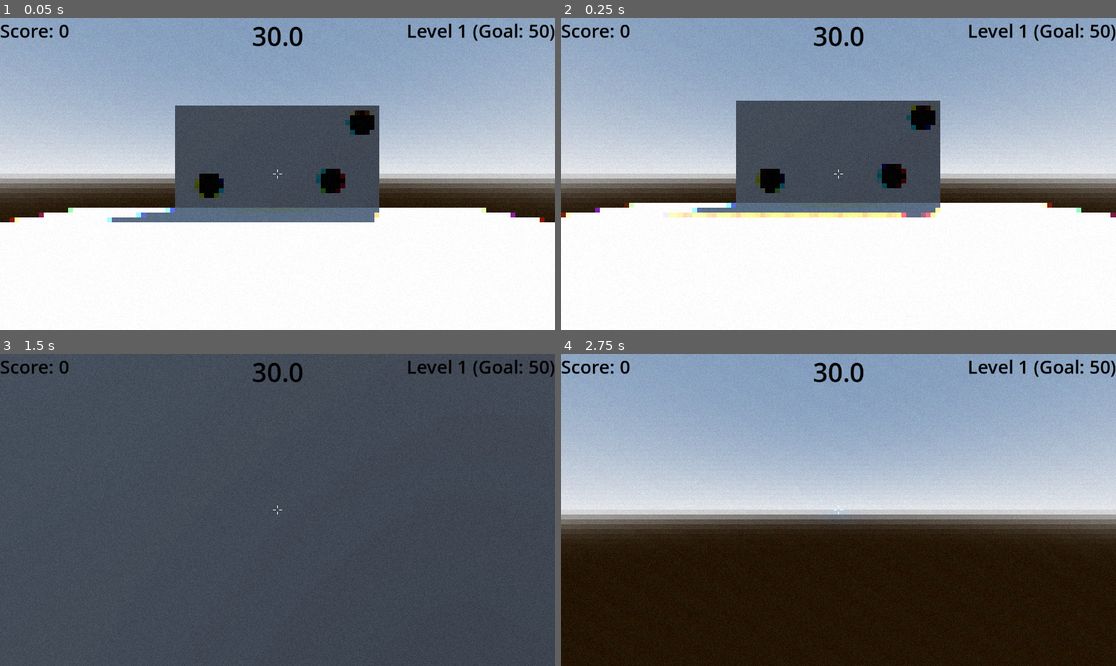
Above: before the commit, frames 1-4 (two rows, left to right).
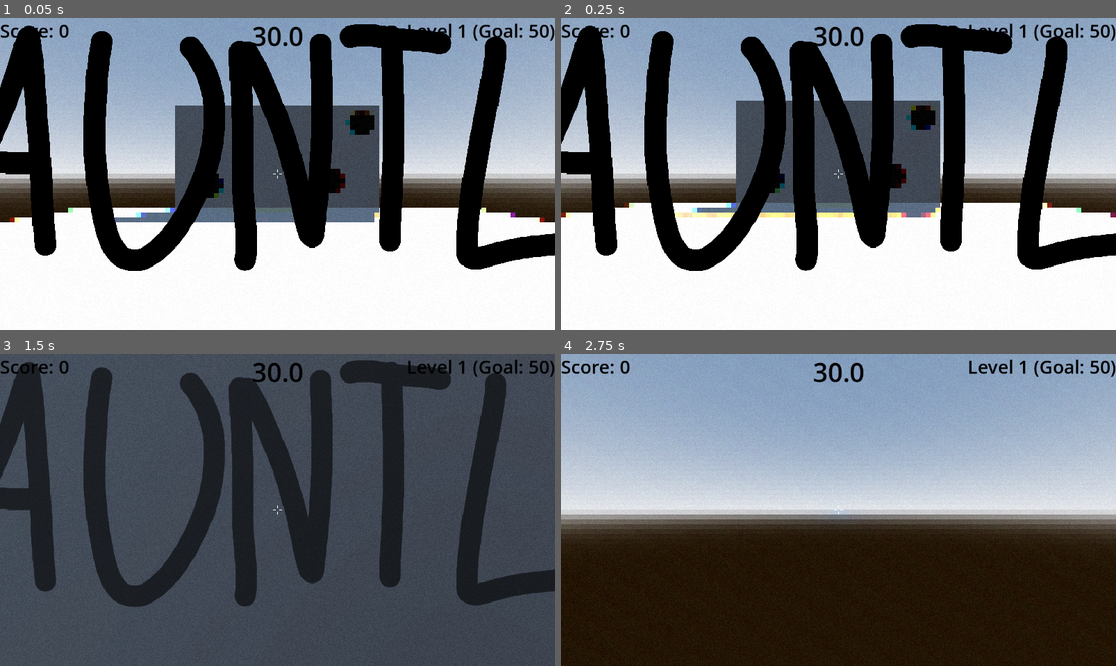
Above: after the commit, the same moments.

Repository: haruval/GAUNTLET
Game: Godot game, scene res://world.tscn
The game is run twice, just before and just after one commit, with the same random seed, the same clock (stepped at 60 frames per second) and the same inputs.
Inputs (mouse positions are in pixels of both pictures, inside the frame that each line leads up to):
- Up to frame 1 (0.05 s): no input
- Up to frame 2 (0.25 s): no input
- Up to frame 3 (1.5 s): tap Enter (ui_accept) at 0.5, 0.77 s; move the mouse to (305, 510) at 0.52 s; hold Up (ui_up) from 0.53 s (still down); click (305, 510) at 0.67 s; move the mouse to (249, 510) at 1.27 s; click (249, 510) at 1.42 s
- Up to frame 4 (2.75 s): keep holding Up (ui_up); tap Enter (ui_accept) at 1.52 s; move the mouse to (849, 503) at 2.02 s; click (849, 503) at 2.17 s

The runs differ from the first frame. In frame 1, 25% of the frame differs, in the area x 0-100%, y 2-82%; in frame 2, 25%; in frame 3, 25%; in frame 4, nothing differs.

Commit message:
added splash

Diff:
--- /dev/null
+++ b/splash_layer.gd
@@ -0,0 +1,18 @@
+# res://scripts/splash_layer.gd
+extends CanvasLayer
+
+@onready var logo: TextureRect = $SplashOverlay/Logo
+
+func _ready():
+	# Overlay should not block input
+	$SplashOverlay.mouse_filter = Control.MOUSE_FILTER_IGNORE
+
+	# Make the logo crisp (per-node filter)
+	logo.texture_filter = CanvasItem.TEXTURE_FILTER_NEAREST
+
+	logo.modulate.a = 4.0
+	var tween := create_tween().set_trans(Tween.TRANS_SINE).set_ease(Tween.EASE_IN_OUT)
+	tween.tween_property(logo, "modulate:a", 0.0, 2.0)
+	tween.finished.connect(func ():
+		queue_free()
+	)
--- a/world.tscn
+++ b/world.tscn
@@ -1,10 +1,12 @@
-[gd_scene load_steps=12 format=3 uid="uid://d4h61wnda4pdm"]
+[gd_scene load_steps=14 format=3 uid="uid://d4h61wnda4pdm"]
 
 [ext_resource type="PackedScene" uid="uid://cu2vt4dd76umh" path="res://player.tscn" id="1_f3sb7"]
 [ext_resource type="Script" uid="uid://ky125qays7vt" path="res://Game.gd" id="1_fj7yv"]
 [ext_resource type="Script" uid="uid://bj1vjhv0fxjbv" path="res://crosshair.gd" id="3_aqk2v"]
 [ext_resource type="PackedScene" uid="uid://6lc1flonccyr" path="res://Target_level1.tscn" id="4_aqk2v"]
 [ext_resource type="Shader" uid="uid://bcfs12m7g8xck" path="res://retro_postprocess_screen.gdshader" id="5_036b0"]
+[ext_resource type="Texture2D" uid="uid://bw2iwhj4uyf22" path="res://gauntletthick.png" id="6_dwbse"]
+[ext_resource type="Script" uid="uid://ymrlhaa8tsif" path="res://splash_layer.gd" id="6_pkg7o"]
 
 [sub_resource type="ProceduralSkyMaterial" id="ProceduralSkyMaterial_f3sb7"]
 sky_horizon_color = Color(0.662243, 0.671743, 0.686743, 1)
@@ -146,3 +148,34 @@
 grow_horizontal = 2
 grow_vertical = 2
 mouse_filter = 2
+
+[node name="SplashLayer" type="CanvasLayer" parent="."]
+layer = 999
+script = ExtResource("6_pkg7o")
+
+[node name="SplashOverlay" type="Control" parent="SplashLayer"]
+layout_mode = 3
+anchors_preset = 15
+anchor_right = 1.0
+anchor_bottom = 1.0
+grow_horizontal = 2
+grow_vertical = 2
+mouse_filter = 2
+
+[node name="Logo" type="TextureRect" parent="SplashLayer/SplashOverlay"]
+layout_mode = 1
+anchors_preset = 8
+anchor_left = 0.5
+anchor_top = 0.5
+anchor_right = 0.5
+anchor_bottom = 0.5
+offset_left = -1226.0
+offset_top = -624.0
+offset_right = 423.0
+offset_bottom = 287.0
+grow_horizontal = 2
+grow_vertical = 2
+scale = Vector2(1.5, 1.5)
+texture = ExtResource("6_dwbse")
+expand_mode = 2
+stretch_mode = 5
Binary file added: gauntletthick.png
Not shown, added: gauntletthick.png.import
Not shown, added: splash_layer.gd.uid
Not shown, changed: .DS_Store
